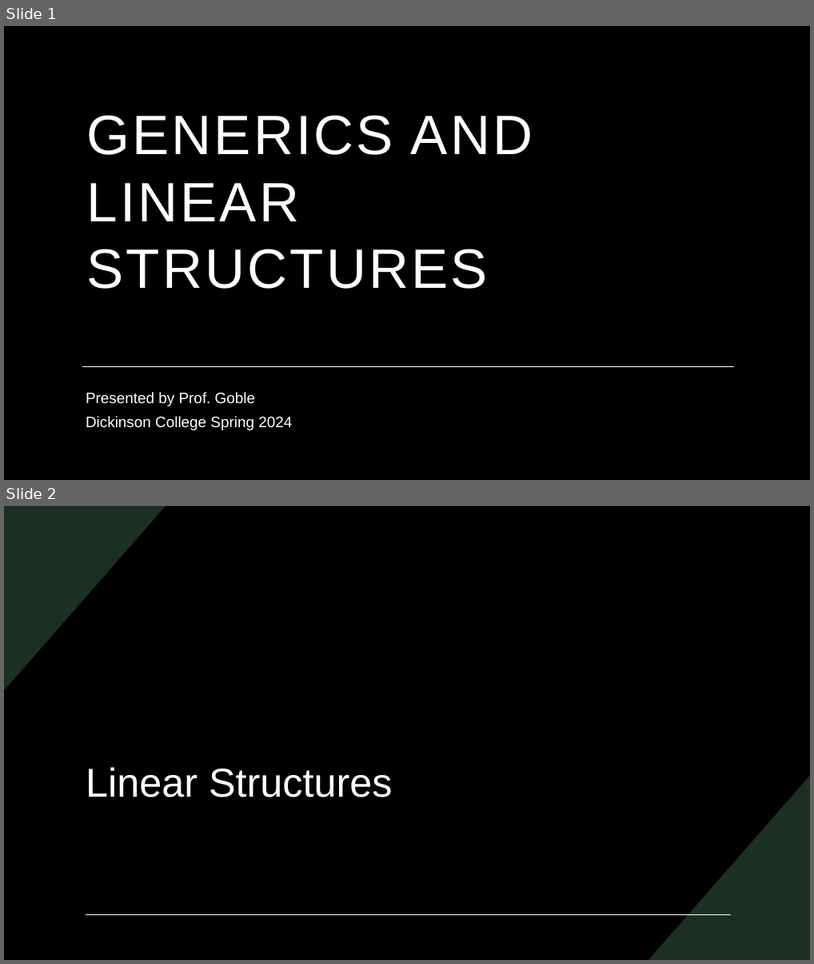
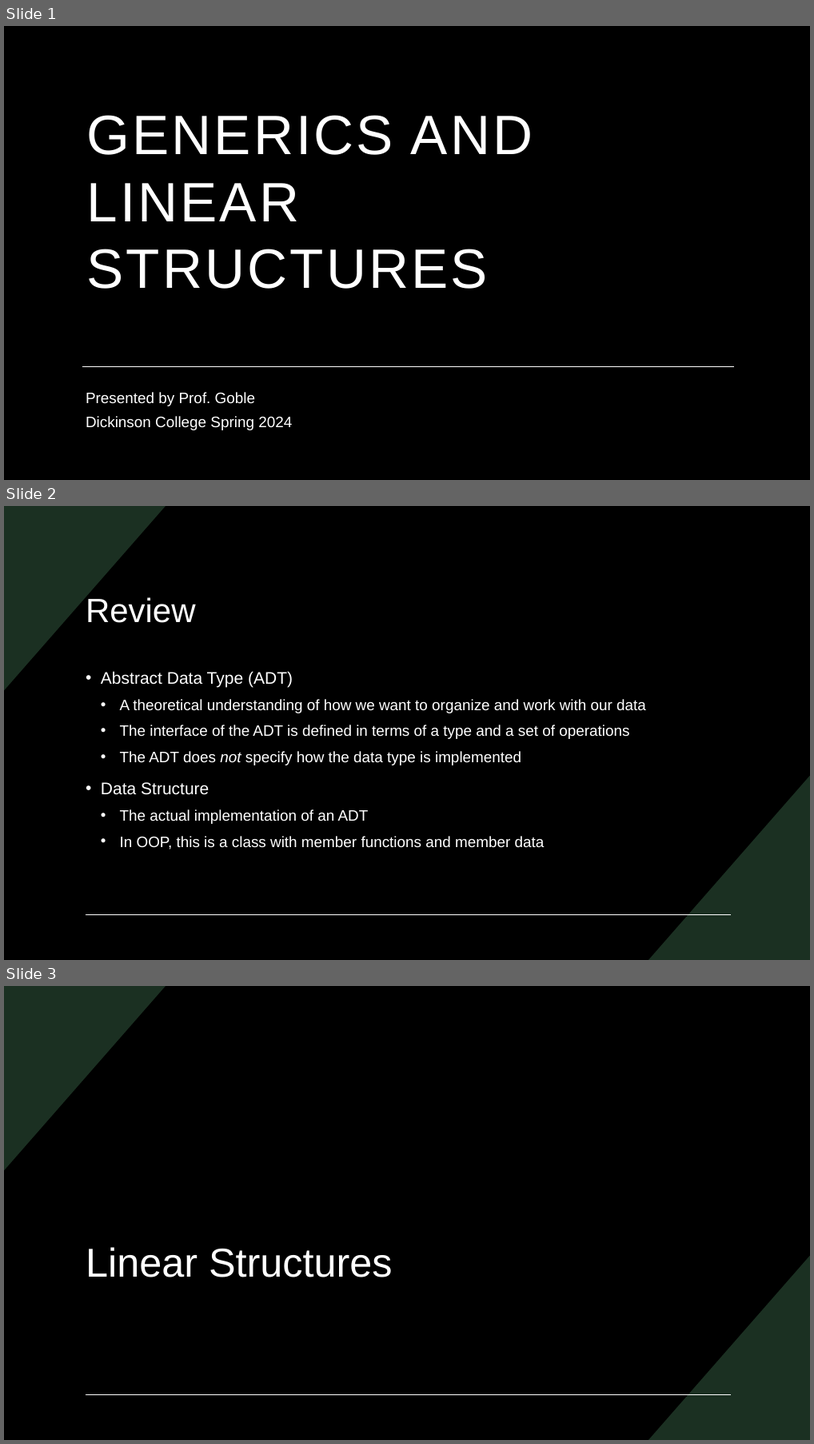
Before and after one commit to Prof-Goble-s-Organization/COMP232_SampleCode, a slide deck: slides/LinearStructures.pptx. Shown one above the other, each under a label of ours: slides 1 and 2 before the commit, slides 1, 2 and 3 after it. The pictures are 814x964 and 814x1444 pixels, drawn with LibreOffice and Linux fonts; fonts in the diff are those of the drawing; background and template pictures are left out. Boxes give left, top, right and bottom in pixels: in the first picture for what was removed or moved away, otherwise in the second. Text is boxed around its words. In the diff, an @@ line names an element or a change of style, - is before the commit and + after.

Commit message:
updates slides to include review

```diff
--- a/slides/LinearStructures.pptx
+++ b/slides/LinearStructures.pptx
@@ slide 2 added at (4, 506, 810, 960), background #000000; not listed: 3 template elements that a slide beside it also shows @@
@@ title added at (86, 595, 196, 623), 40 pt, text #FFFFFF @@
+Review
@@ text added at (101, 671, 646, 849), 18 pt, text #FFFFFF @@
+• Abstract Data Type (ADT)
+  • A theoretical understanding of how we want to organize and work with our data
+  • The interface of the ADT is defined in terms of a type and a set of operations
+  • The ADT does not specify how the data type is implemented
+• Data Structure
+  • The actual implementation of an ADT
+  • In OOP, this is a class with member functions and member data
@@ what was slide 2 is now slide 3 @@
```
Also in this commit, not shown: 5 other slides added.
